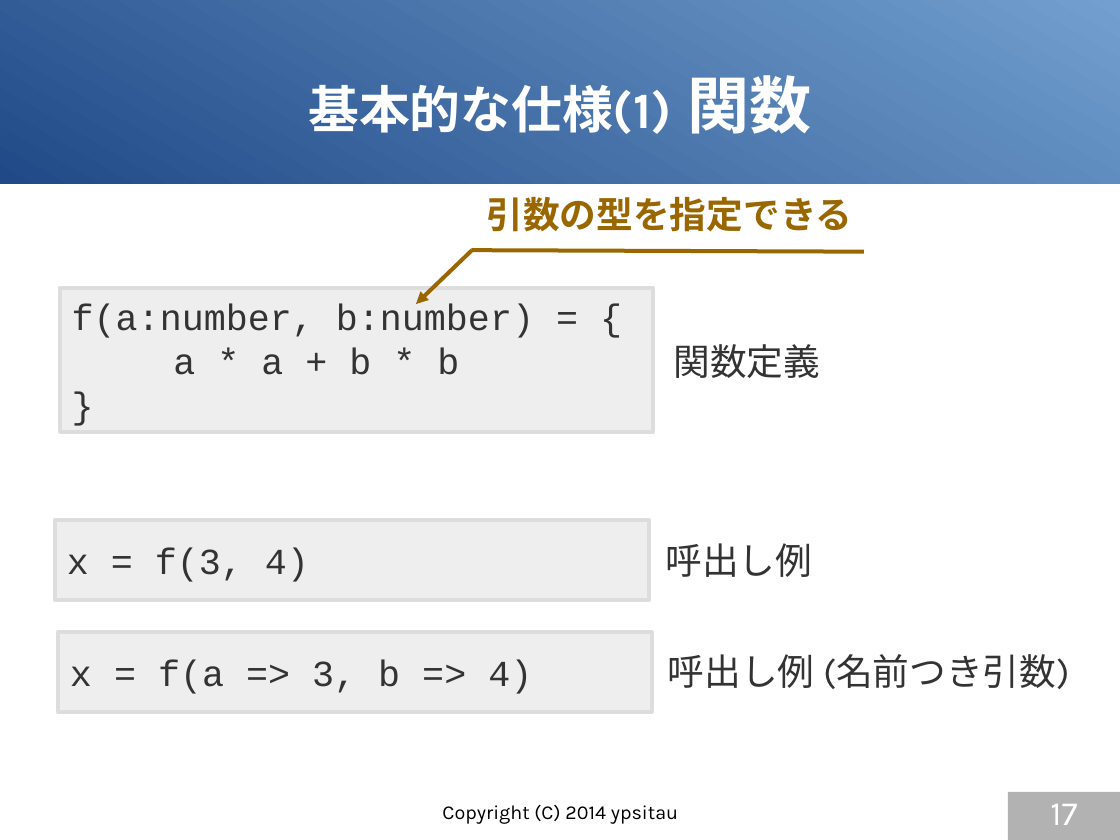
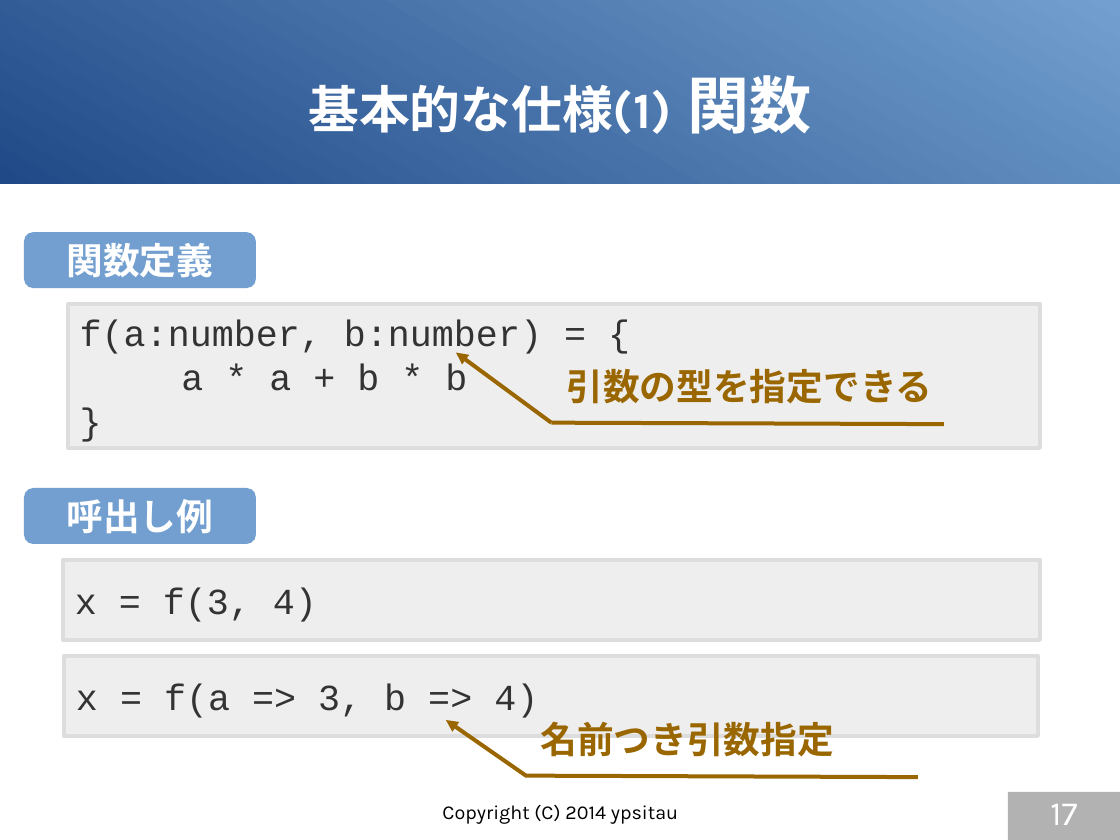
Before and after one commit to gura-lang/gura-doc, a slide deck: slide 17 of presentation/gura-introduction.odp. Drawn at 1120x840 pixels with LibreOffice and Linux fonts; fonts in the diff are those of the drawing. Boxes give left, top, right and bottom in pixels: in the first picture for what was removed or moved away, otherwise in the second. Text is boxed around its words. In the diff, an @@ line names an element or a change of style, - is before the commit and + after.

Commit message:
updated presentation

```diff
--- a/presentation/gura-introduction.odp
+++ b/presentation/gura-introduction.odp
@@ rounded rectangle "関数定義" at (24,232,256,288): text colour #333333 to #FFFFFF, bold on; alignment left to centre; fill none to #729FCF @@
@@ rounded rectangle "関数定義": place and size @@
-rounded rectangle "関数定義" at (673,344,820,378)
+rounded rectangle "関数定義" at (24,232,256,288)
@@ rectangle "f(a:number, b:number) = {": place and size @@
-rectangle "f(a:number, b:number) = {" at (60,288,654,432)
+rectangle "f(a:number, b:number) = {" at (68,304,1041,448)
@@ arrow moved from (416, 304) - (473, 250) to (456, 353) - (552, 423) @@
@@ text "引数の型を指定できる": place and size @@
-text "引数の型を指定できる" at (486,196,852,232)
+text "引数の型を指定できる" at (566,368,932,404)
@@ line added from (552, 423) to (944, 424), #996600 2.83 pt @@
@@ rounded rectangle "呼出し例": place and size @@
-rounded rectangle "呼出し例" at (665,543,812,577)
+rounded rectangle "呼出し例" at (24,488,256,544)
@@ rounded rectangle "呼出し例" at (24,488,256,544): text colour #333333 to #FFFFFF, bold on; alignment left to centre; fill none to #729FCF @@
@@ rectangle "x = f(3, 4)": place and size @@
-rectangle "x = f(3, 4)" at (58,632,651,712)
+rectangle "x = f(3, 4)" at (63,560,1041,640)
@@ text in rectangle at (75,588,317,622): text changed @@
-x = f(a => 3, b => 4)
+x = f(3, 4)
@@ rectangle "x = f(a => 3, ...": place and size @@
-rectangle "x = f(a => 3, ..." at (55,520,648,601)
+rectangle "x = f(a => 3, ..." at (64,657,1039,737)
@@ text in rectangle at (76,684,538,718): text changed @@
-x = f(3, 4)
+x = f(a => 3, b => 4)
@@ text "名前つき引数指定" at (540,721,834,757): vertical alignment middle to top @@
@@ arrow added from (526, 775) to (446, 721), #996600 2.83 pt @@
@@ text at (540,721,834,757): text changed; text colour #333333 to #996600; bold on @@
-呼出し例 (名前つき引数)
+名前つき引数指定
@@ line moved from (472, 250) - (864, 252) to (525, 775) - (919, 777) @@
```
Also in this commit, not shown: 9 other slides changed, 2 slides added.
